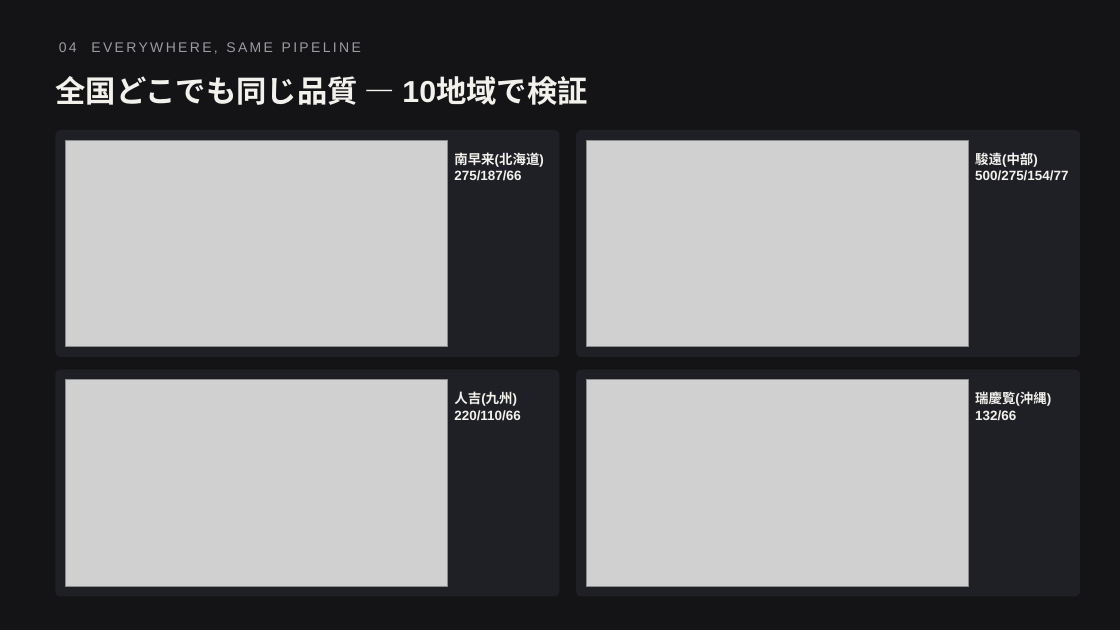
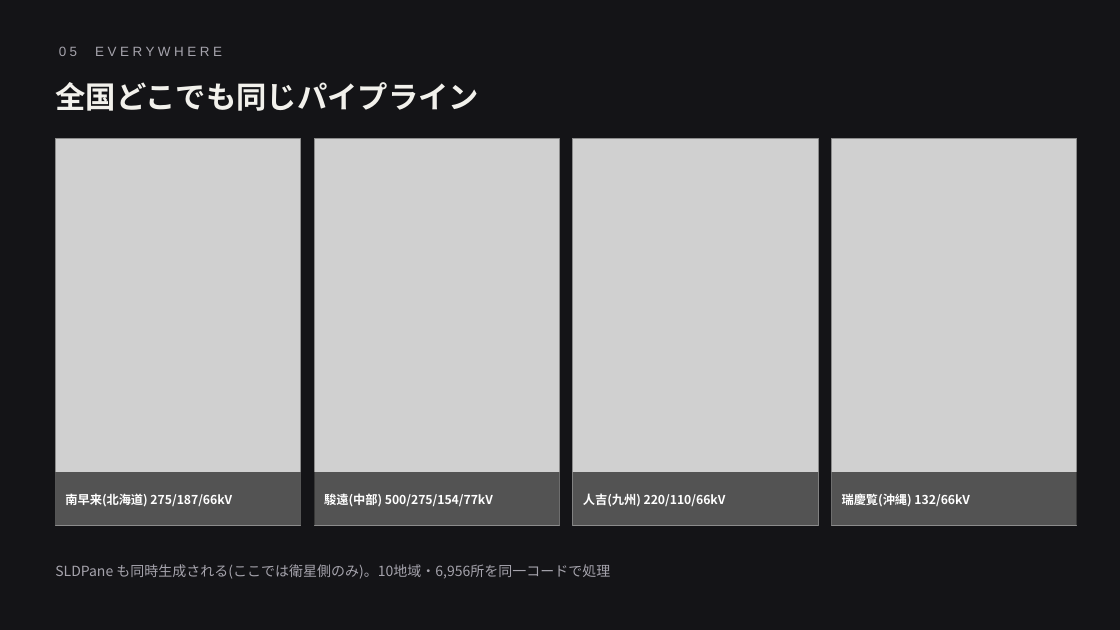
Before and after one commit to lutelute/All-Japan-Grid, a slide deck: slide 7 of docs/slides/subsld/SubSLD法_実証ペア図法.pptx (slide 6 before the commit). Drawn at 1120x630 pixels with LibreOffice and Linux fonts; fonts in the diff are those of the drawing; grey boxes stand for pictures. Boxes give left, top, right and bottom in pixels: in the first picture for what was removed or moved away, otherwise in the second. Text is boxed around its words. In the diff, an @@ line names an element or a change of style, - is before the commit and + after.

```diff
--- a/docs/slides/subsld/SubSLD法_実証ペア図法.pptx
+++ b/docs/slides/subsld/SubSLD法_実証ペア図法.pptx
@@ text at bbox=[59, 46, 222, 56]: text changed; size 12 to 11.5 pt; text colour #9C9AA3 to #A5A3AC @@
-04 EVERYWHERE, SAME PIPELINE
+05 EVERYWHERE
@@ text at bbox=[55, 82, 479, 111]: text changed; font Arial to Noto Sans CJK JP @@
-全国どこでも同じ品質 — 10地域で検証
+全国どこでも同じパイプライン
@@ rounded rectangle removed at bbox=[55, 130, 560, 357] @@
@@ picture added at bbox=[55, 139, 301, 525] @@
@@ picture removed at bbox=[66, 140, 448, 347] @@
@@ picture added at bbox=[314, 139, 560, 525] @@
@@ picture added at bbox=[573, 139, 818, 525] @@
@@ rounded rectangle removed at bbox=[576, 130, 1081, 357] @@
@@ picture removed at bbox=[586, 140, 969, 347] @@
@@ picture added at bbox=[832, 139, 1077, 525] @@
@@ rounded rectangle removed at bbox=[55, 370, 560, 597] @@
@@ picture removed at bbox=[66, 380, 448, 586] @@
@@ rounded rectangle removed at bbox=[576, 370, 1081, 597] @@
@@ picture removed at bbox=[586, 380, 969, 586] @@
@@ rectangle added at bbox=[55, 472, 301, 525], fill #000000 at 60% opacity @@
@@ rectangle added at bbox=[314, 472, 560, 525], fill #000000 at 60% opacity @@
@@ rectangle added at bbox=[573, 472, 818, 525], fill #000000 at 60% opacity @@
@@ vertical alignment top to middle in 4 elements at bbox=[842, 493, 970, 506], bbox=[65, 493, 232, 507], bbox=[324, 493, 493, 506], bbox=[583, 493, 726, 507] @@
@@ rectangle added at bbox=[832, 472, 1077, 525], fill #000000 at 60% opacity @@
@@ text at bbox=[65, 493, 232, 507]: text changed; size 11.5 to 10.5 pt; font Arial to Noto Sans CJK JP; text colour #F2F1EC to #FFFFFF @@
-南早来(北海道) 275/187/66
+南早来(北海道) 275/187/66kV
@@ text at bbox=[324, 493, 493, 506]: text changed; size 11.5 to 10.5 pt; font Arial to Noto Sans CJK JP; text colour #F2F1EC to #FFFFFF @@
-駿遠(中部) 500/275/154/77
+駿遠(中部) 500/275/154/77kV
@@ text at bbox=[583, 493, 726, 507]: text changed; size 11.5 to 10.5 pt; font Arial to Noto Sans CJK JP; text colour #F2F1EC to #FFFFFF @@
-人吉(九州) 220/110/66
+人吉(九州) 220/110/66kV
@@ text at bbox=[842, 493, 970, 506]: text changed; size 11.5 to 10.5 pt; font Arial to Noto Sans CJK JP; text colour #F2F1EC to #FFFFFF @@
-瑞慶覧(沖縄) 132/66
+瑞慶覧(沖縄) 132/66kV
@@ text added at bbox=[55, 564, 610, 579], 12 pt, text #A5A3AC @@
+SLDPane も同時生成される(ここでは衛星側のみ)。10地域・6,956所を同一コードで処理
```
Also in this commit, not shown: 6 other slides changed, 3 slides added, 3 slides removed, 7 other files.
